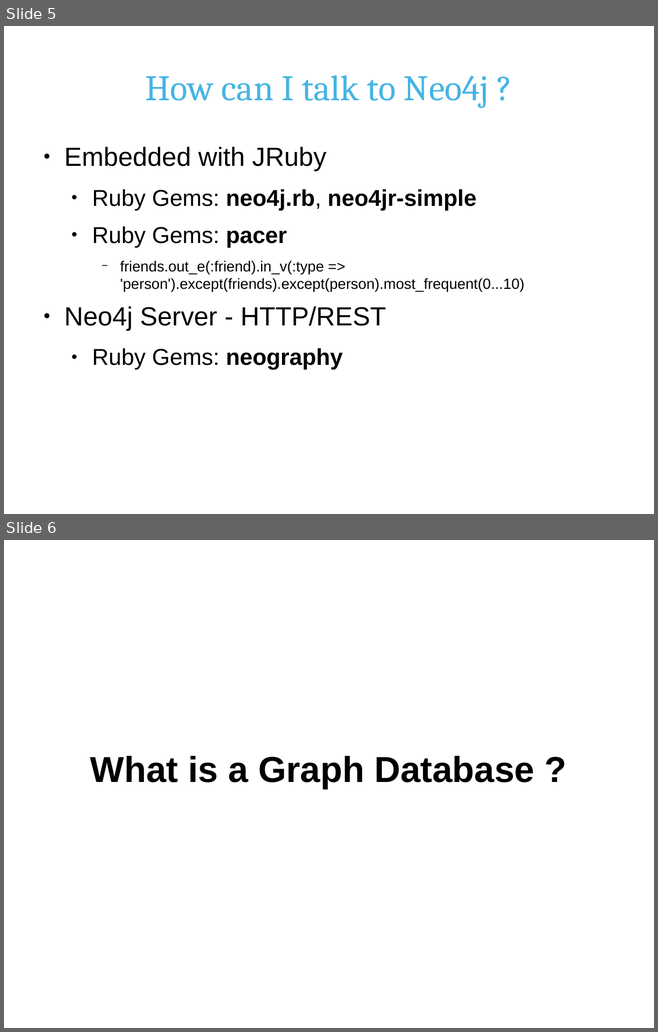
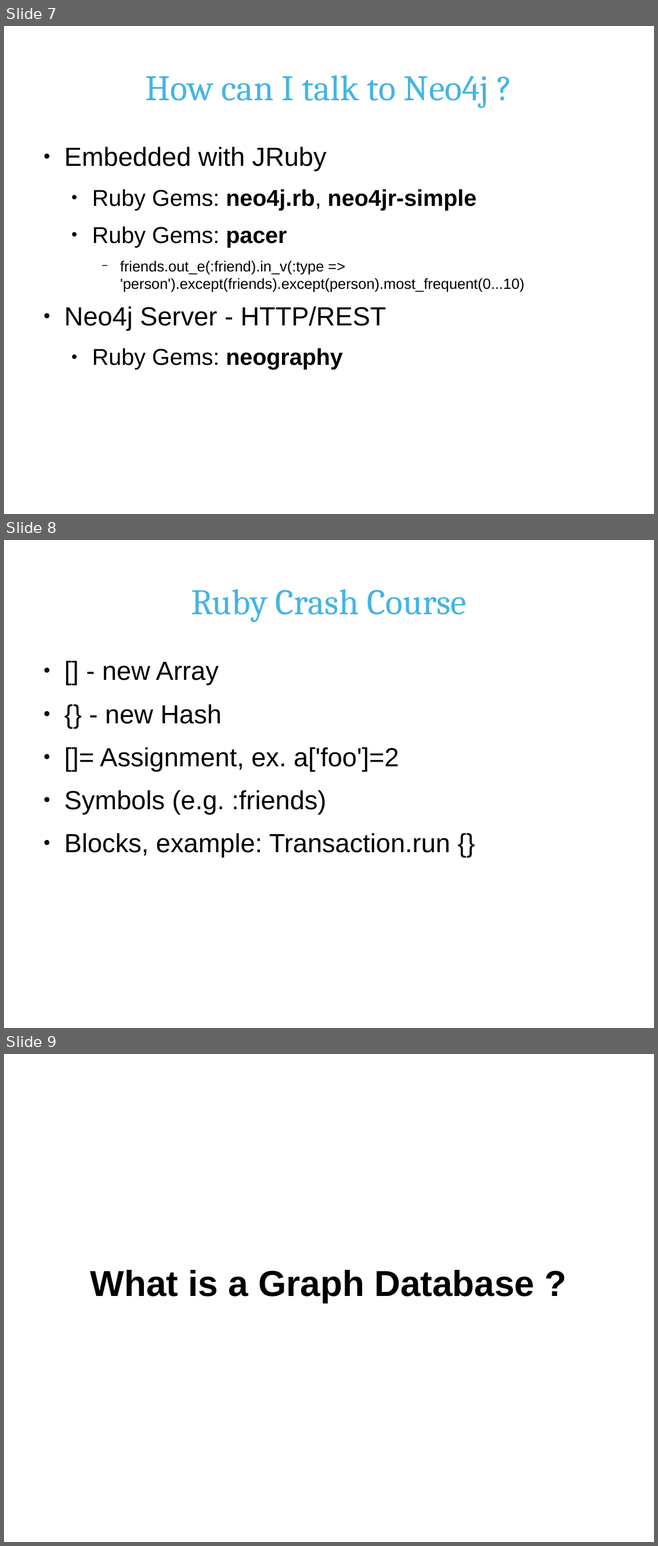
Before and after one commit to andreasronge/andreasronge.github.com, a slide deck: rails-conf.rb.odp. Shown one above the other, each under a label of ours: slides 5 and 6 before the commit, slides 7, 8 and 9 after it. The pictures are 658x1032 and 658x1546 pixels, drawn with LibreOffice and Linux fonts; fonts in the diff are those of the drawing; background and template pictures are left out. Boxes give left, top, right and bottom in pixels: in the first picture for what was removed or moved away, otherwise in the second. Text is boxed around its words. In the diff, an @@ line names an element or a change of style, - is before the commit and + after.

```diff
--- a/rails-conf.rb.odp
+++ b/rails-conf.rb.odp
@@ slide 8 added at [4,540,654,1028], background #FFFFFF @@
@@ title added at [191,589,466,622], 44 pt, text #45B4E2 @@
+Ruby Crash Course
@@ text added at [64,662,450,857], 32 pt, text #000000 @@
+● [] - new Array
+● {} - new Hash
+● []= Assignment, ex. a['foo']=2
+● Symbols (e.g. :friends)
+● Blocks, example: Transaction.run {}
@@ what was slide 5 is now slide 7 @@
@@ what was slide 6 is now slide 9 @@
```
Also in this commit, not shown: 1 slide changed, 3 other slides added, 1 other file.
